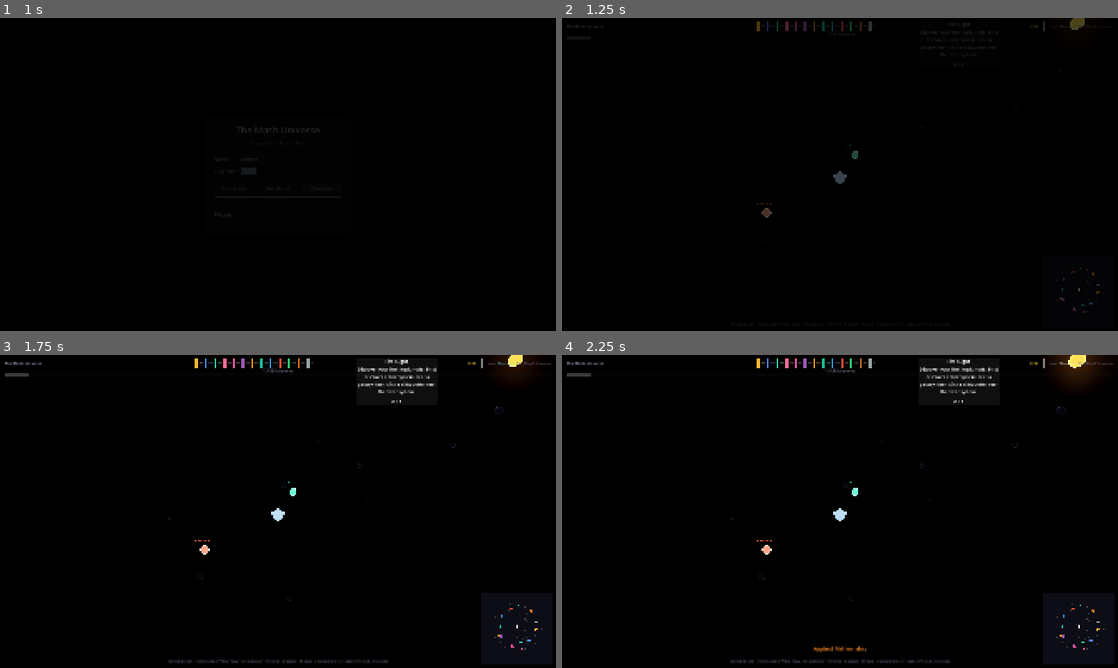
Above: before the commit, frames 1-4 (two rows, left to right).
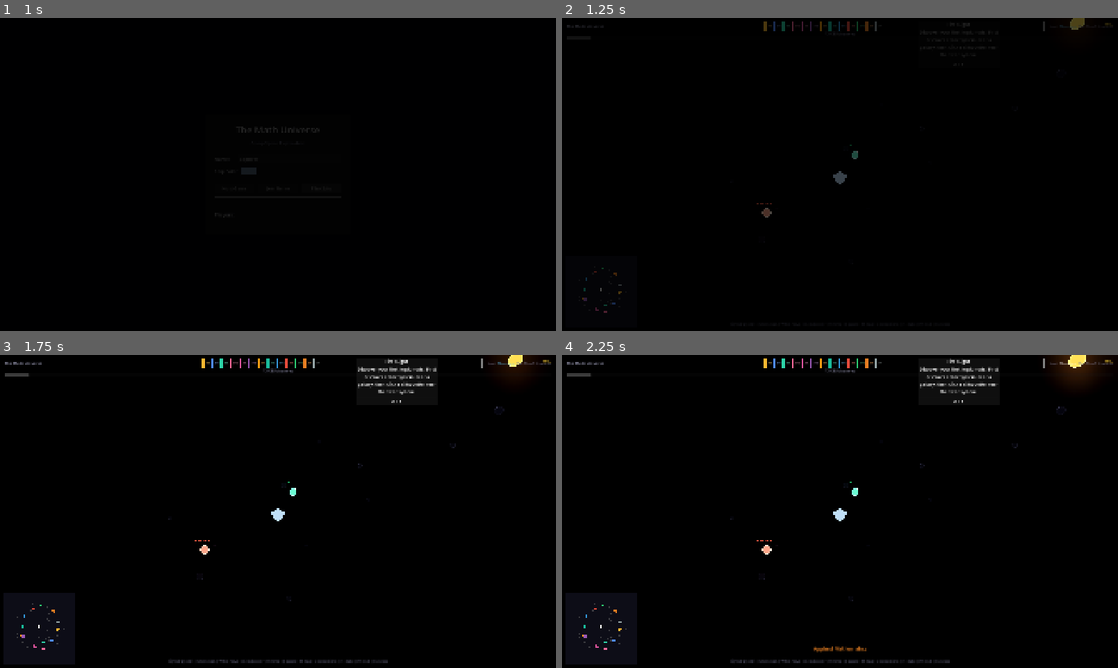
Above: after the commit, the same moments.

Repository: TimWinkler/TheMathUniverse
Game: Godot game, scene res://scenes/lobby.tscn
The game is run twice, just before and just after one commit, with the same random seed, the same clock (stepped at 60 frames per second) and the same inputs.
Inputs (mouse positions are in pixels of both pictures, inside the frame that each line leads up to):
- Up to frame 1 (1 s): click "Play Solo" at 0.5 s
- Up to frame 2 (1.25 s): no input
- Up to frame 3 (1.75 s): tap Enter (chat) at 1.25 s; drag from (517, 630) to (333, 442) at 1.27 s
- Up to frame 4 (2.25 s): click "Elementary" at 2 s

Frame 1 is identical in both runs. In frame 2, 0.5% of the frame differs, in the area x 3-99%, y 1-95%; in frame 3, 0.6%, in the area x 3-100%, y 1-95%; in frame 4, 0.6%.

Commit message:
Move achievement label out of TopBar and minimap to bottom-left
Achievement label is now independently anchored to top-right so
domain indicator bars can never overlap it. Minimap moved from
bottom-right to bottom-left to avoid overlap with the info panel.

Co-Authored-By: Claude Opus 4.6 <noreply@anthropic.com>

Diff:
--- a/scenes/ui/hud.tscn
+++ b/scenes/ui/hud.tscn
@@ -38,13 +38,20 @@
 layout_mode = 2
 size_flags_horizontal = 3
 
-[node name="AchievementLabel" type="Label" parent="TopBar"]
+[node name="AchievementLabel" type="Label" parent="."]
 unique_name_in_owner = true
-layout_mode = 2
-z_index = 10
+anchors_preset = 1
+anchor_left = 1.0
+anchor_right = 1.0
+offset_left = -60.0
+offset_top = 12.0
+offset_right = -16.0
+offset_bottom = 32.0
+grow_horizontal = 0
 theme_override_font_sizes/font_size = 13
 theme_override_colors/font_color = Color(0.9, 0.75, 0.2, 1)
 text = "0/10"
+horizontal_alignment = 2
 
 [node name="ProgressContainer" type="VBoxContainer" parent="."]
 anchors_preset = 10
--- a/scenes/ui/minimap.tscn
+++ b/scenes/ui/minimap.tscn
@@ -4,16 +4,14 @@
 [ext_resource type="Script" path="res://scripts/ui/minimap_canvas.gd" id="2_canvas"]
 
 [node name="Minimap" type="PanelContainer"]
-anchors_preset = 3
-anchor_left = 1.0
+anchors_preset = 2
 anchor_top = 1.0
-anchor_right = 1.0
 anchor_bottom = 1.0
-offset_left = -260
+offset_left = 10
 offset_top = -260
-offset_right = -10
+offset_right = 260
 offset_bottom = -10
-grow_horizontal = 0
+grow_horizontal = 1
 grow_vertical = 0
 mouse_filter = 1
 script = ExtResource("1_script")
--- a/scripts/ui/hud.gd
+++ b/scripts/ui/hud.gd
@@ -132,7 +132,7 @@
 func _build_level_toggle() -> void:
 	var top_bar = %TopBar
 
-	# Insert a separator before the achievement label
+	# Insert level toggle at end of top bar
 	var sep := VSeparator.new()
 	sep.add_theme_constant_override("separation", 8)
 	top_bar.add_child(sep)
